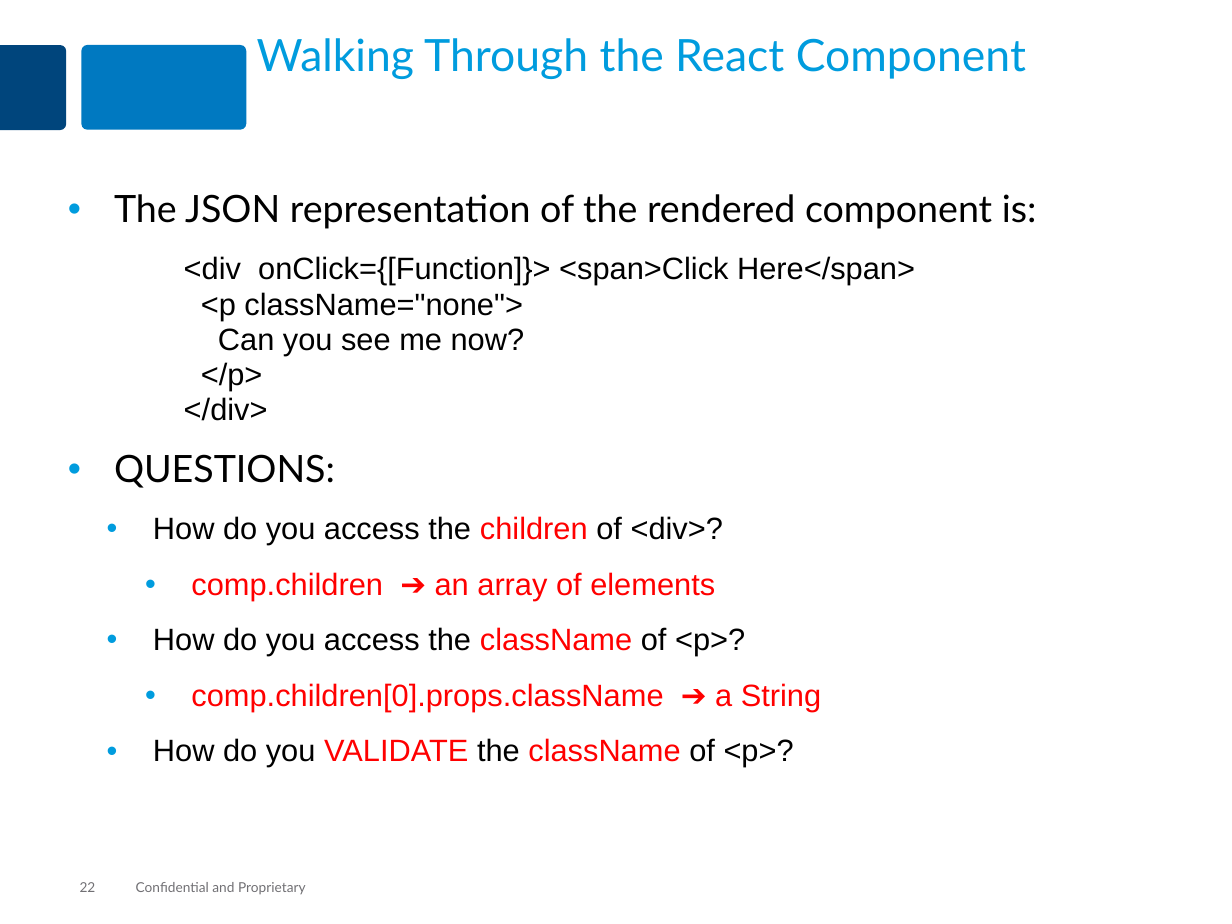
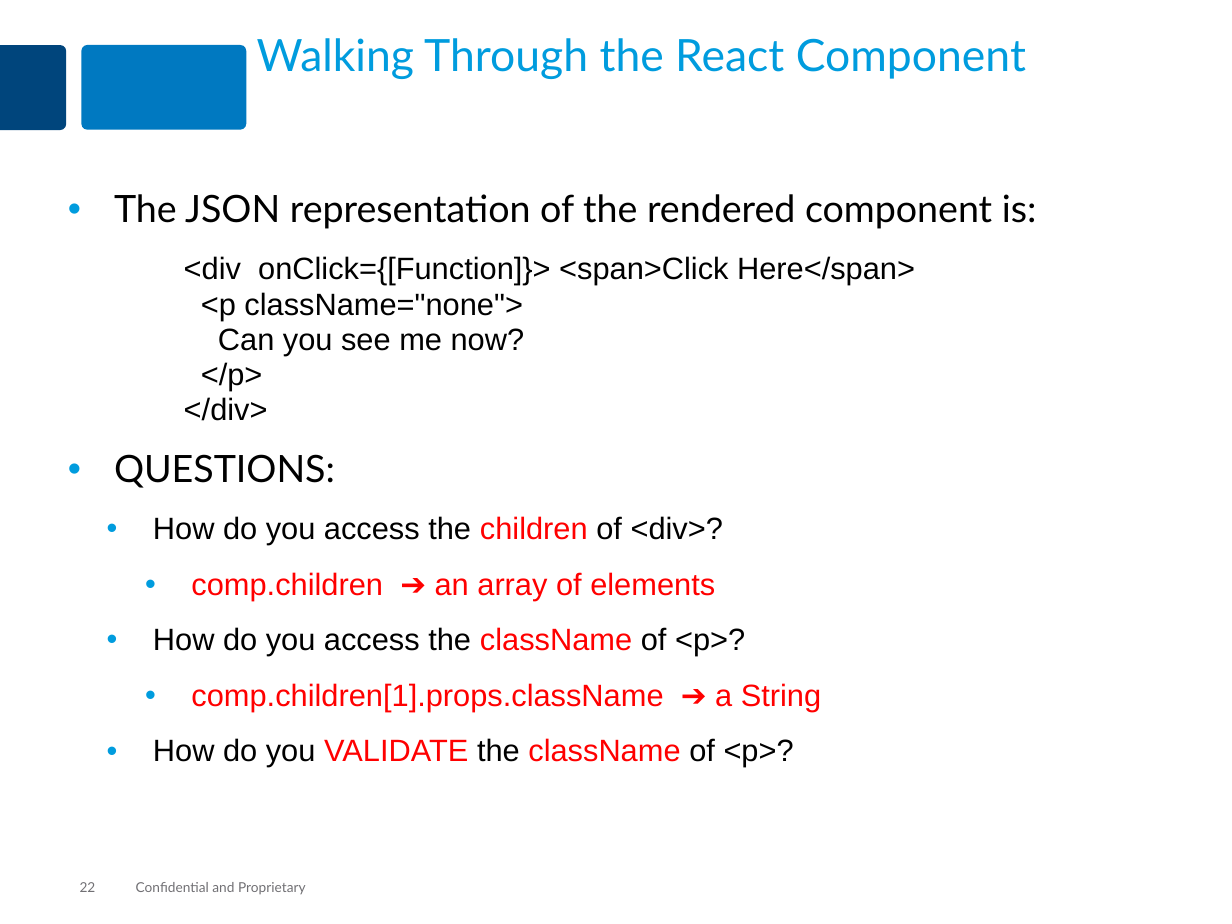
Before and after one commit to MaxMillington/react_practice, a slide deck: slide 22 of lesson-react-70-testing/react-testing.pptx. Drawn at 1232x924 pixels with LibreOffice and Linux fonts; fonts in the diff are those of the drawing. Boxes give left, top, right and bottom in pixels: in the first picture for what was removed or moved away, otherwise in the second. Text is boxed around its words. In the diff, an @@ line names an element or a change of style, - is before the commit and + after.

Commit message:
Changed children[0] to children[1] - whoops

```diff
--- a/lesson-react-70-testing/react-testing.pptx
+++ b/lesson-react-70-testing/react-testing.pptx
@@ text at bbox=[191, 683, 821, 711]: text changed @@
-    • comp.children[0].props.className ➔ a String
+    • comp.children[1].props.className ➔ a String
```
Also in this commit, not shown: 1 other slide changed.
